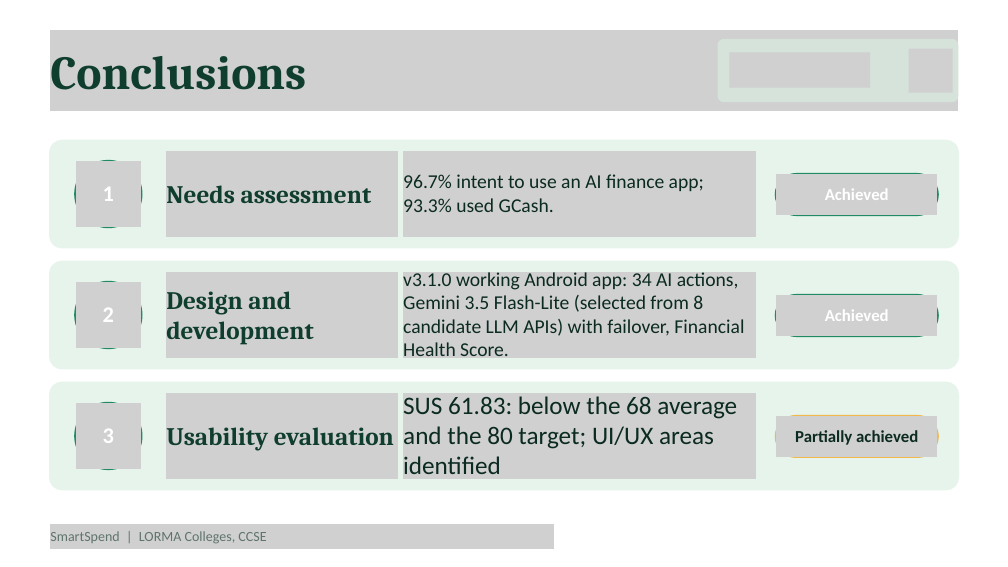
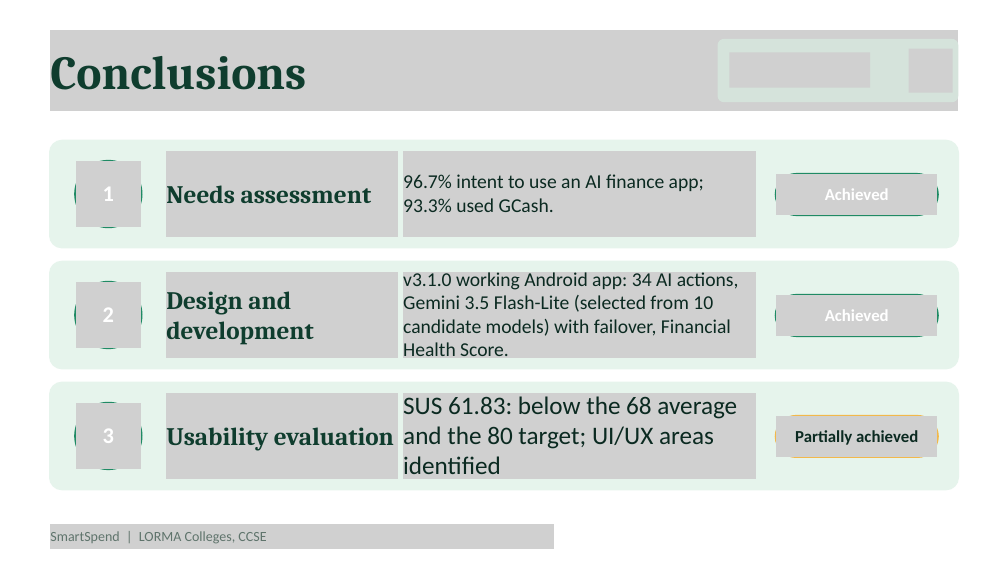
Before and after one commit to Zushikina-kun/smartspend-app, a slide deck: slide 17 of docs/handsoff/FOR_CYRILLE/SmartSpend_Defense.pptx. Drawn at 1008x567 pixels with LibreOffice and Linux fonts; fonts in the diff are those of the drawing; grey boxes stand for pictures. Boxes give left, top, right and bottom in pixels: in the first picture for what was removed or moved away, otherwise in the second. Text is boxed around its words. In the diff, an @@ line names an element or a change of style, - is before the commit and + after.

```diff
--- a/docs/handsoff/FOR_CYRILLE/SmartSpend_Defense.pptx
+++ b/docs/handsoff/FOR_CYRILLE/SmartSpend_Defense.pptx
@@ text at [403, 272, 739, 356]: text changed @@
-v3.1.0 working Android app: 34 AI actions, Gemini 3.5 Flash-Lite (selected from 8 candidate LLM APIs) with failover, Financial Health Score.
+v3.1.0 working Android app: 34 AI actions, Gemini 3.5 Flash-Lite (selected from 10 candidate models) with failover, Financial Health Score.
```
Also in this commit, not shown: 2 other files.
